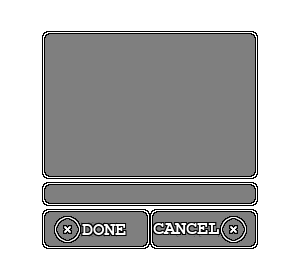
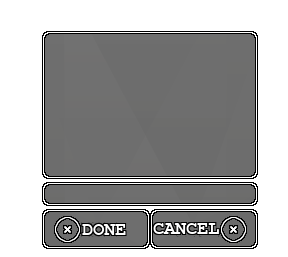
The second 288x257 image is a revision of the first. Changes to its layers:
added layer "graphite_pattern.png copy" (25%) in group "Layer Group #1" over bbox(45, 34, 255, 246)